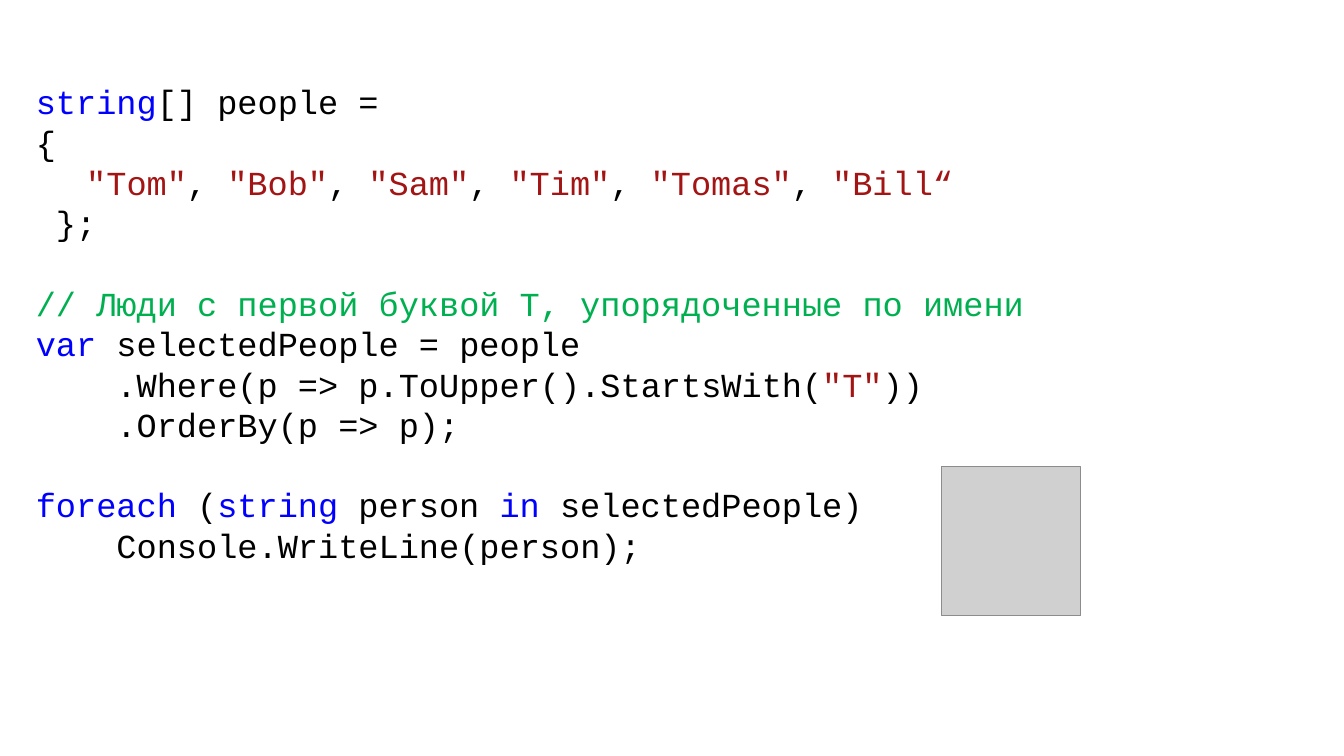
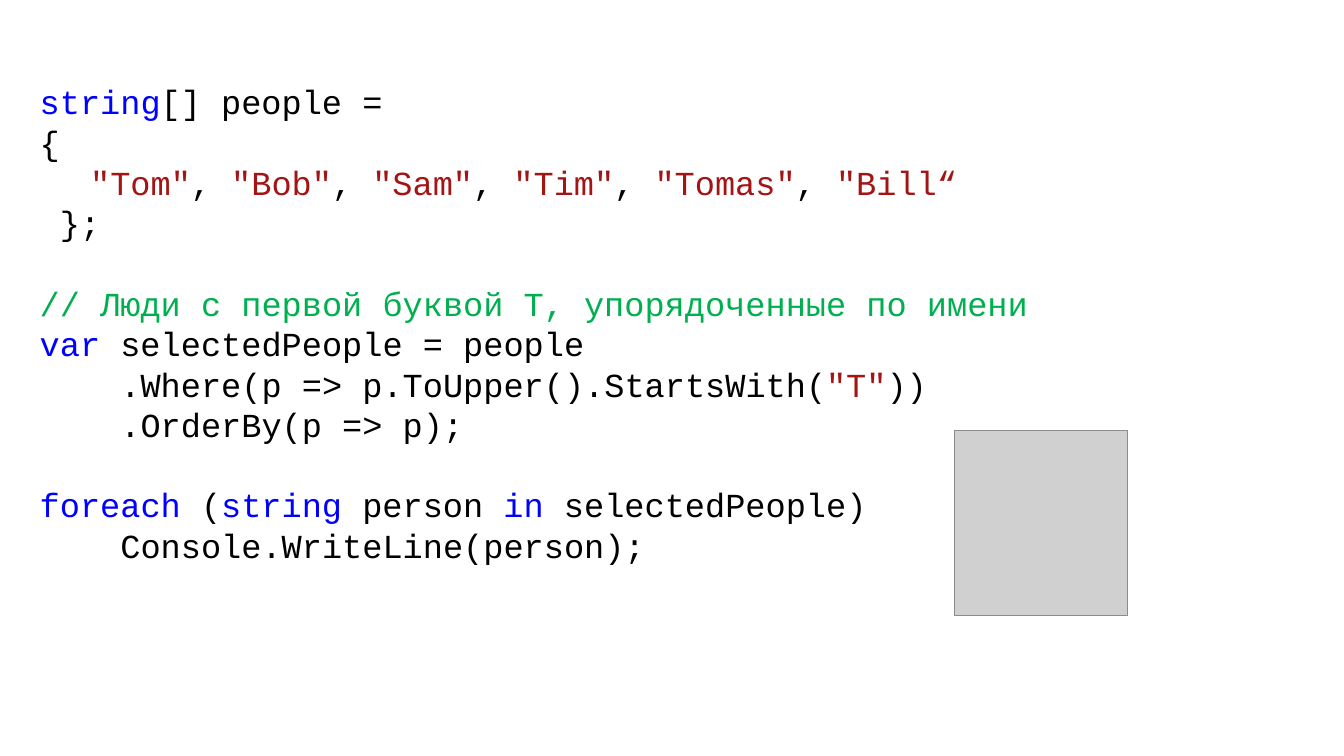
Before and after one commit to DaniilKlyukin/OOP-4, a slide deck: slide 3 of Лекции/ООП 1 лек 7.pptx. Drawn at 1344x756 pixels with LibreOffice and Linux fonts; fonts in the diff are those of the drawing; grey boxes stand for pictures. Boxes give left, top, right and bottom in pixels: in the first picture for what was removed or moved away, otherwise in the second. Text is boxed around its words. In the diff, an @@ line names an element or a change of style, - is before the commit and + after.

```diff
--- a/Лекции/ООП 1 лек 7.pptx
+++ b/Лекции/ООП 1 лек 7.pptx
@@ text "string[] people =": place and size @@
-text "string[] people =" at <box>36,90,1024,565</box>
+text "string[] people =" at <box>40,90,1028,565</box>
@@ picture: place and size @@
-picture at <box>942,467,1081,616</box>
+picture at <box>955,431,1128,616</box>
```
Also in this commit, not shown: 14 other slides changed, 1 slide removed.
